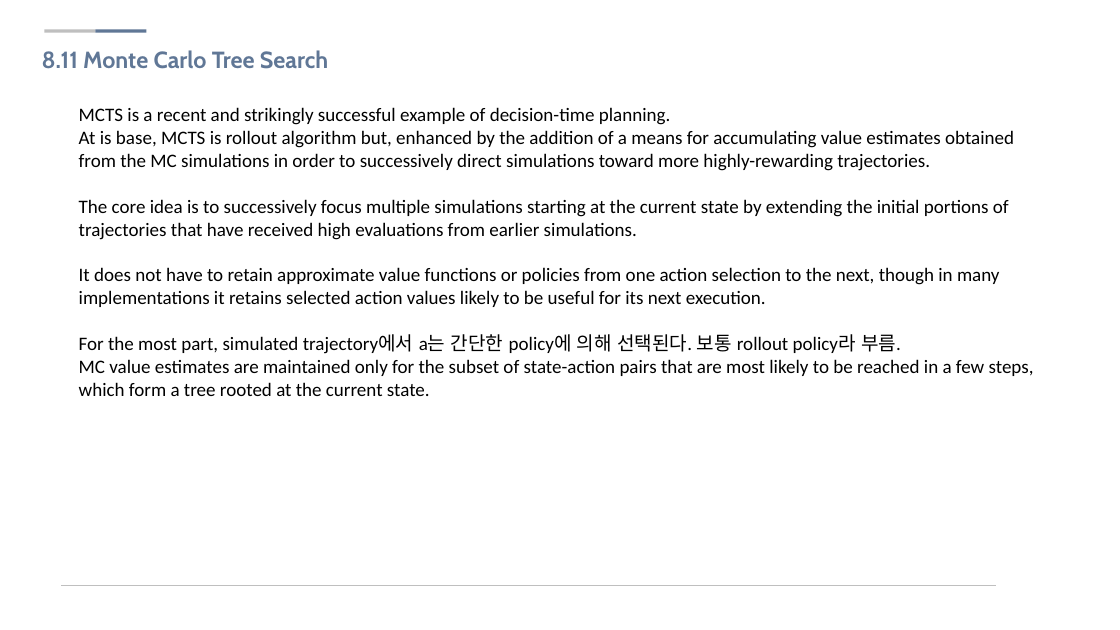
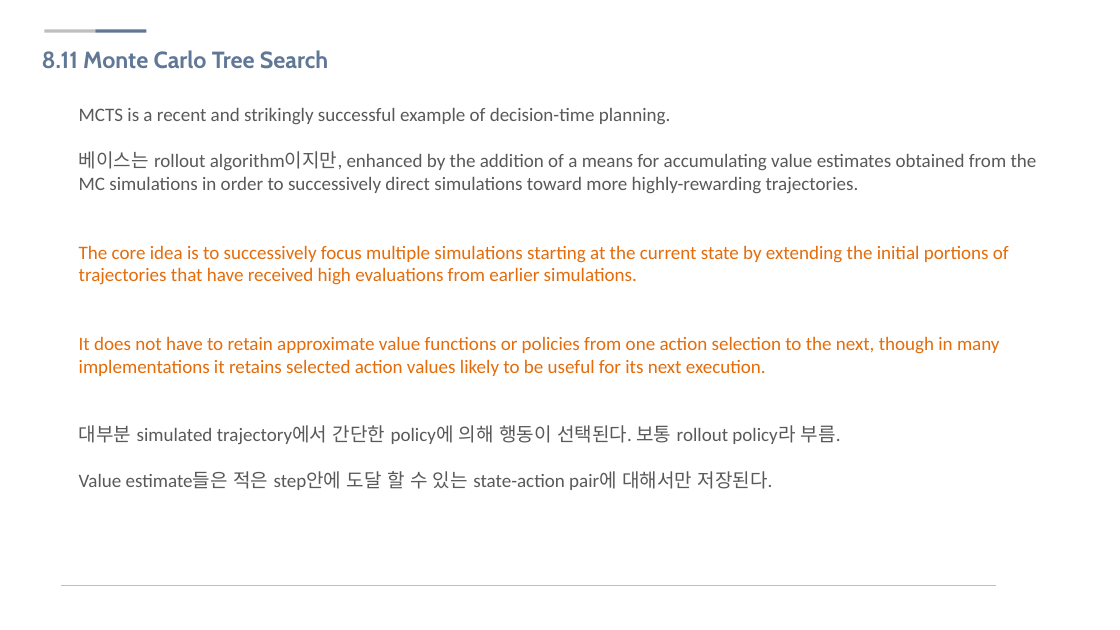
Before and after one commit to sjsong08/IDEALab_study, a slide deck: slide 23 of Reinforcement Learning/RL 08.pptx. Drawn at 1120x630 pixels with LibreOffice and Linux fonts; fonts in the diff are those of the drawing; background and template pictures are left out. Boxes give left, top, right and bottom in pixels: in the first picture for what was removed or moved away, otherwise in the second. Text is boxed around its words. In the diff, an @@ line names an element or a change of style, - is before the commit and + after.

```diff
--- a/Reinforcement Learning/RL 08.pptx
+++ b/Reinforcement Learning/RL 08.pptx
@@ text at [79,108,1009,376]: text colour #000000 to #595959 in "MCTS is a recent and strikingly successful ..."; text colour #000000 to #E46C0A in "The core idea is to successively focus ...", "It does not have to retain approximate ..." @@
@@ text at [79,151,1037,193]: text changed; text colour #000000 to #595959 @@
-At is base, MCTS is rollout algorithm but, enhanced by the addition of a means for accumulating value estimates obtained from the MC simulations in order to successively direct simulations toward more highly-rewarding trajectories.
+베이스는 rollout algorithm이지만, enhanced by the addition of a means for accumulating value estimates obtained from the MC simulations in order to successively direct simulations toward more highly-rewarding trajectories.
@@ text at [79,425,841,490]: text changed; text colour #000000 to #595959 @@
-For the most part, simulated trajectory에서 a는 간단한 policy에 의해 선택된다. 보통 rollout policy라 부름.
-MC value estimates are maintained only for the subset of state-action pairs that are most likely to be reached in a few steps, which form a tree rooted at the current state.
+대부분 simulated trajectory에서 간단한 policy에 의해 행동이 선택된다. 보통 rollout policy라 부름.
+Value estimate들은 적은 step안에 도달 할 수 있는 state-action pair에 대해서만 저장된다.
```
Also in this commit, not shown: 9 other slides changed, 12 slides removed, 2 other files.
